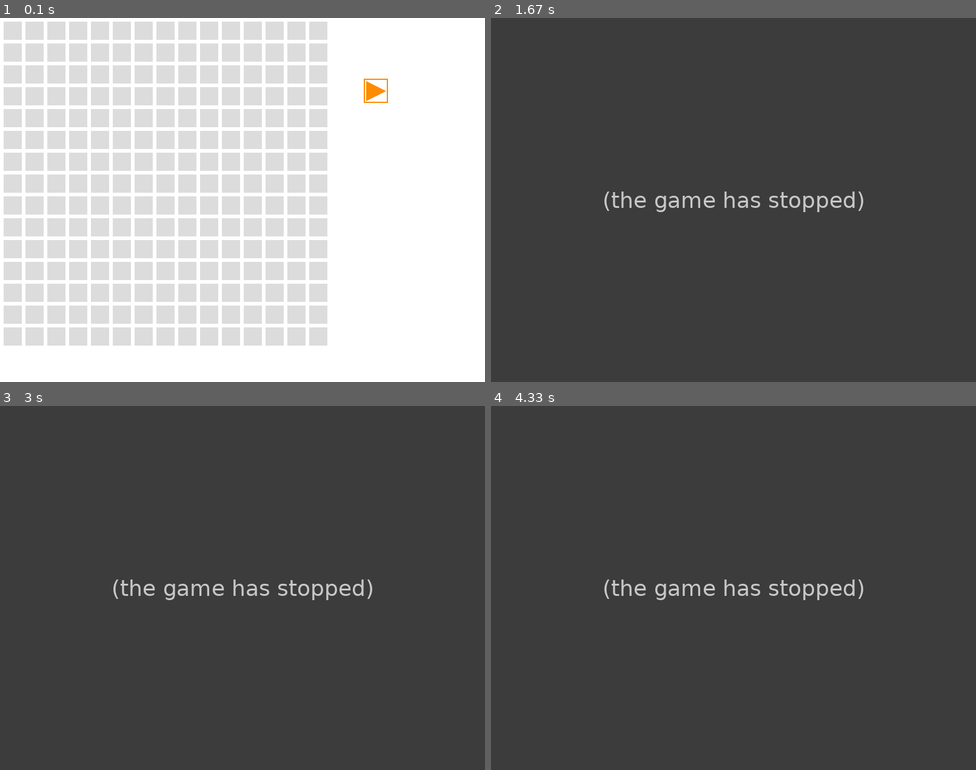
Above: before the commit, frames 1-4 (two rows, left to right).
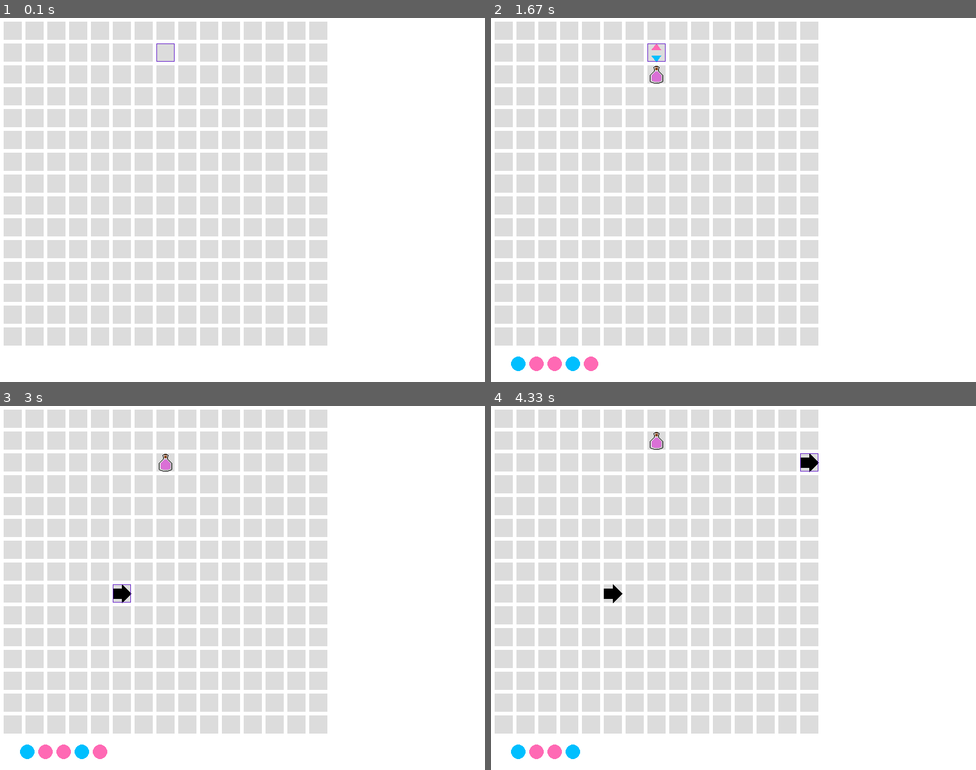
Above: after the commit, the same moments.

Repository: xyzAndReM/CTC
Game: pygame game, started from main.py
The game is run twice, just before and just after one commit, with the same random seed, the same clock (stepped at 60 frames per second) and the same inputs.
Inputs (mouse positions are in pixels of both pictures, inside the frame that each line leads up to):
- Up to frame 1 (0.1 s): no input
- Up to frame 2 (1.67 s): hold Q 0.33-0.8 s; hold Right 0.33-0.8 s; hold 4 0.83-1.3 s; hold Right 0.83-1.3 s; hold 3 from 1.33 s (still down); hold Right from 1.33 s (still down)
- Up to frame 3 (3 s): release 3 at 1.8 s; release Right at 1.8 s; hold 1 1.83-2.3 s; hold Right 1.83-2.3 s; click (126, 591) at 2.38 s; hold 2 from 2.67 s (still down); hold Right from 2.67 s (still down); move the mouse to (291, 668) at 2.7 s
- Up to frame 4 (4.33 s): release 2 at 3.13 s; release Right at 3.13 s; tap Q at 3.17 s; click (806, 460) at 3.55 s; hold Right 3.83-4.3 s; move the mouse to (912, 715) at 3.87 s

The runs differ from the first frame. In frame 1, 0.2% of the frame differs, in the area x 32-80%, y 7-24%; in frame 2, 100%; in frame 3, 100%, in the area x 0-100%, y 0-100%; in frame 4, 100%.
Error before the commit: IndexError: list index out of range (main.py line 88); the game stopped at 0.33 s (later frames are placeholders)

Commit message:
Fazendo levels

Diff:
--- a/bot.py
+++ b/bot.py
@@ -1,24 +1,33 @@
 import pygame
-import drawings
+
 
 MARGIN = 6
 ARESTA = 30
+BLACK = (0,0,0);
+BLUE = (0,191,255);
+PINK = (255,105,180);
+RED = (204, 0, 0);
+PURPLE = (148,0,211);
+
+ELIXIR = pygame.image.load('images/elixir.png')
 
 class robot():
-	def __init__(self,x,y,sequence):
-		self.color = (0,191,255)
+	def __init__(self,sequence,output):
 		self.xspeed = 0
 		self.yspeed = 1
-		self.xcoord = x
-		self.ycoord = y
+		self.x = 273
+		self.y = 21
 		self.counter = 18;
 		self.sequence = sequence;
+		self.output = output;
 	def get_coords(self):
-		return (self.xcoord,self.ycoord)
+		return (self.x,self.y)
 	def move(self):
-		self.xcoord +=self.xspeed *2;
-		self.ycoord +=self.yspeed *2;
+		self.x +=self.xspeed *2;
+		self.y +=self.yspeed *2;
 		self.counter-=1;
+	def write(self,color):
+		self.sequence.append(color);
 	def change_speed(self,grid):
 		if(self.counter == 0):
 			self.counter = 18;
@@ -28,16 +37,17 @@
 		return spd
 	def draw(self,screen):
 		spacing = 15;
-		pygame.draw.circle(screen, self.color, (self.xcoord,self.ycoord ), 10, 0)
+		x = self.x - 15;
+		y = self.y - 15;
+		w = 1
+		screen.blit(ELIXIR,(x,y))
 		for item in self.sequence:
 			spacing+=30;
 			if item == 0:
-				print("oi")
-				pygame.draw.circle(screen,(0,191,255),(spacing,570),12,0)
+				pygame.draw.circle(screen,BLUE,(spacing,570),12,0)
 			elif item == 1:
-				pygame.draw.circle(screen,(255,105,180),(spacing,570),12,0)
-def is_on_center(x,y):
-		if( ( (x - ARESTA/2 - MARGIN)%(ARESTA + 2*MARGIN) == 0) and ( (y - ARESTA/2 - MARGIN)%(ARESTA + 2*MARGIN) == 0) ):
-			return True
-		else:
-		 return False;
+				pygame.draw.circle(screen,PINK,(spacing,570),12,0)
+			elif item == 2:
+				pygame.draw.circle(screen,PURPLE,(spacing,570),12,0)
+			elif item == 3:
+				pygame.draw.circle(screen,RED,(spacing,570),12,0)
--- a/controls.py
+++ /dev/null
@@ -1,22 +0,0 @@
-import pygame
-
-class start_button():
-	def __init__(self,x,y,size):
-		self.x = x
-		self.y = y
-		self.color = (255,140,0)
-		self.size = size
-	def draw(self,screen):
-		pygame.draw.rect(screen, self.color,(self.x,self.y,self.size,self.size),2)
-		pygame.draw.polygon(screen, self.color,( (self.x + 0.1*self.size ,self.y + 0.1*self.size ),(self.x + 0.1*self.size ,self.y + 0.9*self.size ),(self.x + 0.9*self.size ,self.y + 0.5*self.size )   ), 0)
-
-class control_panel():
-	def __init__(self,x,y,size):
-		self.x = x;
-		self.y = y;
-		self.buttons = []
-		start = start_button(x,y,size)
-		self.buttons.append(start)
-	def draw(self,screen):
-		for i in self.buttons:
-			i.draw(screen)
--- a/drawings.py
+++ /dev/null
@@ -1,18 +0,0 @@
-import pygame
-import operator
-
-
-def draw_arrow(screen,x,y):
-	coordinates = ((0, 7), (0, 23), (15, 23), (15, 30), (30, 15), (15, 0), (15,7));
-	for coord in coordinates:
-		tuple(map(operator.add, coord, (x,y)))
-	pygame.draw.polygon(screen, (0, 0, 0), coordinates)
-
-def draw_grid(screen):
-	for i in range(21):
-		k = i*30;
-		pygame.draw.line(screen, (123,123,111), (200+k,0), (200+k,600), 2)
-		pygame.draw.line(screen, (123,123,111), (200,k), (800,k), 2)
-def draw_squaregrid(screen,grid,column,row):
-	MARGIN = 5;
-	pygame.draw.rect(screen, grid.color, ( (MARGIN + grid.aresta) * column + MARGIN, (MARGIN +  grid.aresta) * row + MARGIN, grid.aresta, grid.aresta))
--- a/gridmap.py
+++ b/gridmap.py
@@ -1,6 +1,5 @@
 import pygame
-import drawings
-import operator
+
 
 LEFT_KEY = pygame.K_LEFT
 RIGHT_KEY = pygame.K_RIGHT
@@ -13,6 +12,11 @@
 blue = 0;
 pink = 1;
 
+BLUE_STAFF = pygame.image.load('images/bluestaff2.png')
+PINK_STAFF = pygame.image.load('images/pinkstaff2.png')
+PURPLE_STAFF = pygame.image.load('images/purplestaff2.png')
+RED_STAFF = pygame.image.load('images/redstaff2.png')
+
 
 class grid_square:
 	def __init__(self, aresta):
@@ -30,7 +34,6 @@
 	def get_speed(self,dado):
 		return (self.xspeed,self.yspeed);
 
-
 class grid_arrow_right(grid_square):
 	def __init__(self, aresta):
 		self.color = (220,220,220)
@@ -165,6 +168,42 @@
 		pygame.draw.polygon(screen, (0,191,255), coordinates)
 		coordinates = (  (15+x, 30+y), (7.5+x, 20+y), (22.5+x, 20+y))
 		pygame.draw.polygon(screen, (255,105,180), coordinates)
+
+class writer_blue(grid_square):
+	def get_speed(self,bot):
+		bot.write(0);
+		return bot.get_speed();
+	def draw(self,screen,column,row):
+		x = column*(MARGIN+self.aresta) + MARGIN;
+		y = row*(MARGIN+self.aresta) + MARGIN;
+		screen.blit(BLUE_STAFF,(x,y))
+class writer_pink(grid_square):
+	def get_speed(self,bot):
+		bot.write(1);
+		return bot.get_speed();
+	def draw(self,screen,column,row):
+		x = column*(MARGIN+self.aresta) + MARGIN;
+		y = row*(MARGIN+self.aresta) + MARGIN;
+		screen.blit(PINK_STAFF,(x,y))
+class writer_purple(grid_square):
+	def get_speed(self,bot):
+		bot.write(2);
+		return bot.get_speed();
+	def draw(self,screen,column,row):
+		x = column*(MARGIN+self.aresta) + MARGIN;
+		y = row*(MARGIN+self.aresta) + MARGIN;
+		screen.blit(PURPLE_STAFF,(x,y))
+class writer_red(grid_square):
+	def get_speed(self,bot):
+		bot.write(3);
+		return bot.get_speed();
+	def draw(self,screen,column,row):
+		x = column*(MARGIN+self.aresta) + MARGIN;
+		y = row*(MARGIN+self.aresta) + MARGIN;
+		screen.blit(RED_STAFF,(x,y))
+
+
+
 
 
 
@@ -173,17 +212,24 @@
 	def __init__(self,aresta,n):
 		self.grid = []
 		self.n = n;
+		self.x = 1;
+		self.y = 7;
 		for row in range(n):
 			self.grid.append([])
 			for column in range(n):
 				x = grid_square(aresta)
 				self.grid[row].append(x)
+	def change_selection(self,x,y):
+		self.x = x;
+		self.y = y;
 	def drawmap(self,screen):
 		for row in range(self.n):
 			for column in range(self.n):
 				square = self.grid[row][column];
 				square.draw(screen,row,column);
-
+		column = self.y;
+		row = self.x;
+		pygame.draw.rect(screen, (100,32,200), ( (ARESTA+MARGIN) * column + MARGIN , (ARESTA+MARGIN) * row + MARGIN  , ARESTA, ARESTA),1)
 class simple_builder():
 	def __init__(self):
 		pass;
@@ -214,3 +260,13 @@
 			return selector_down(ARESTA);
 		else:
 			return grid_square(ARESTA);
+class writer_builder(simple_builder):
+	def makegrid(self,dir):
+		if   dir == RIGHT_KEY:
+			return writer_pink(ARESTA);
+		elif dir == LEFT_KEY:
+			return writer_blue(ARESTA);
+		elif dir == UP_KEY:
+			return writer_red(ARESTA);
+		elif dir == DOWN_KEY:
+			return writer_purple(ARESTA);
--- /dev/null
+++ b/levels.py
@@ -0,0 +1,47 @@
+import pygame
+import bot
+import os
+import glob
+MARGIN = 6
+ARESTA = 30
+BLACK = (0,0,0);
+BLUE = (0,191,255);
+PINK = (255,105,180);
+RED = (204, 0, 0);
+PURPLE = (148,0,211);
+
+
+class level():
+	def __init__(self):
+		self.bots = [];
+		self.text = "";
+		self.outputs = []
+	def set_text(self,text):
+		self.text = text;
+	def set_bots(self,bots):
+		self.bots = bots;
+	def set_outputs(self,outputs):
+		self.outputs = outputs;
+class game_levels():
+	def __init__(self):
+		self.stages = [];
+	'''STAGE NUMBER 1:'''
+	def get_levels(self):
+		files = os.listdir("stages/")
+		sequences = [];
+		print(files)
+		for fle in files:
+			fle = "stages/"+fle;
+			with open(fle) as f:
+				text = f.readlines()
+				text = [x.strip() for x in text]
+				missao = text[0];
+				n_robots = int(text[1])
+				for i in range(n_robots):
+					sequences.append( list(map(int, text[2+i].split())) )
+				outputs = list(map(int,text[2+n_robots].split()))
+	def bots_creation(sequences,outputs):
+
+
+a = game_levels();
+a.get_levels()
--- a/main.py
+++ b/main.py
@@ -9,10 +9,9 @@
 # -------------------------------------------------------------
 
 import pygame
-import drawings
 import gridmap
 import bot
-import controls
+
 
 
 
@@ -28,6 +27,8 @@
 D = ARESTA+MARGIN;
 STOP_COUNTER = D/18;
 FRAME_RATE = 30
+START_X = 273;
+START_Y = 21;
 '''KEYS'''
 LEFT_KEY = pygame.K_LEFT
 RIGHT_KEY = pygame.K_RIGHT
@@ -52,19 +53,17 @@
 class Game():
     def __init__(self):
     	self.GRID_MAP = gridmap.grid_map(ARESTA,NSQUARES)
-    	self.CONTROL = controls.control_panel(X_CONTROL,Y_CONTROL,ARESTA_CONTROL);
     	self.robot_is_on = False;
     	self.builder = "arrow"
-    	self.builderSelector = {KEY1:"simple",KEY2:"arrow",KEY3:"selector"}
-    	self.builderTable = {"simple":gridmap.simple_builder(), "arrow":gridmap.arrow_builder(),"selector":gridmap.selector_builder()};
-    def start_robot(self,sequence):
-    	self.rob = bot.robot(273,21,sequence);
+    	self.builderSelector = {KEY1:"simple",KEY2:"arrow",KEY3:"selector",KEY4:"writer"}
+    	self.builderTable = {"simple":gridmap.simple_builder(), "arrow":gridmap.arrow_builder(),"selector":gridmap.selector_builder(),"writer":gridmap.writer_builder()};
+    def start_robot(self,sequence,output):
+    	self.rob = bot.robot(sequence,output);
     	self.robot_is_on = True;
     def loop(self, screen):
         clock = pygame.time.Clock()
-        last_clicked_grid = gridmap.grid_square(1);
-        last_clicked_grid_X = 900;
-        last_clicked_grid_Y = 900;
+        last_clicked_grid_X = 7;
+        last_clicked_grid_Y = 1;
         while True:
             delta_t = clock.tick( FRAME_RATE )
 
@@ -77,31 +76,26 @@
                 	column = pos[1] // (ARESTA + MARGIN)
                 	row = pos[0] // (ARESTA + MARGIN)
                 	if( column < 15 and row < 15):
-                		last_clicked_grid.selected();
-                		last_clicked_grid = self.GRID_MAP.grid[row][column];
                 		last_clicked_grid_X = row;
                 		last_clicked_grid_Y = column;
-                		self.GRID_MAP.grid[row][column].selected();
+                		self.GRID_MAP.change_selection(column,row);
                 elif event.type == pygame.KEYDOWN:
                     if (event.key in DIRECTION_CONTROLLER):
                     	grid_maker = self.builderTable[self.builder];
                     	self.GRID_MAP.grid[last_clicked_grid_X][last_clicked_grid_Y] = grid_maker.makegrid(event.key)
                     elif event.key == Q_KEY:
                     	T = 0;
-                    	self.start_robot([0,1,1,0]);
+                    	self.start_robot([0,1,1,0],1);
                     elif (event.key in BUILDER_CONTROLLER):
                     	self.builder = self.builderSelector[event.key]
                     elif (event.key in MOVEMENT_CONTROLLER):
-                    	movement = MOVEMENT_CONTROLLER[event.key]
-                    	last_clicked_grid.selected();
+                    	movement = MOVEMENT_CONTROLLER[event.key];
                     	last_clicked_grid_X += movement[0];
                     	last_clicked_grid_Y += movement[1];
-                    	last_clicked_grid = self.GRID_MAP.grid[last_clicked_grid_X][last_clicked_grid_Y];
-                    	last_clicked_grid.selected();
+                    	self.GRID_MAP.change_selection(last_clicked_grid_Y,last_clicked_grid_X);
             # render game screen
             screen.fill( (255, 255, 255) ) # black background
             self.GRID_MAP.drawmap(screen);
-            self.CONTROL.draw(screen)
 
             if(self.robot_is_on):
             	self.rob.draw(screen)
Not shown, removed: drawings
Binary file added: examples/bluestaff.png
Binary file added: images/bluestaff2.png
Binary file added: images/elixir.png
Binary file added: images/pinkstaff2.png
Binary file added: images/purplestaff2.png
Binary file added: images/redstaff2.png
Not shown, added: stages/level1
Not shown, changed: bot.pyc
Not shown, removed: controls.pyc
Not shown, removed: drawings.pyc
Not shown, changed: gridmap.pyc
(and 1 more such lines)
